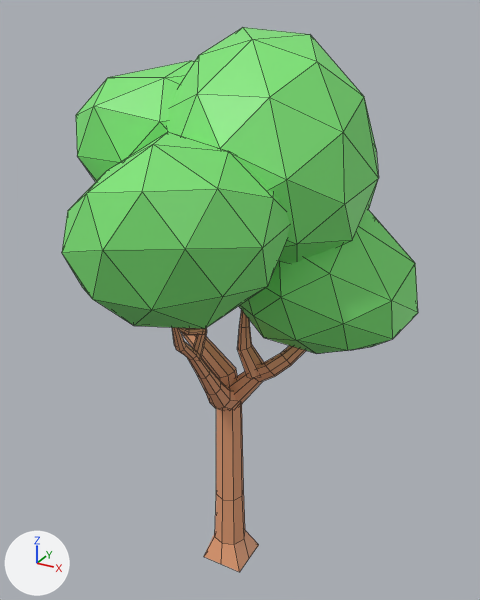
A saved change to the FBX model Assets/Fbx/Trees/Tree_10.fbx.
One viewpoint serves both versions: a 50 mm lens placed at (124.8, -218.3, 245.0), pointed at (6.7, -3.5, 137.6). Lighting does not change. The marker at lower left points along +X, +Y and +Z. Mesh edges are drawn as thin lines.

Objects in the first picture: 'Tree_10'.
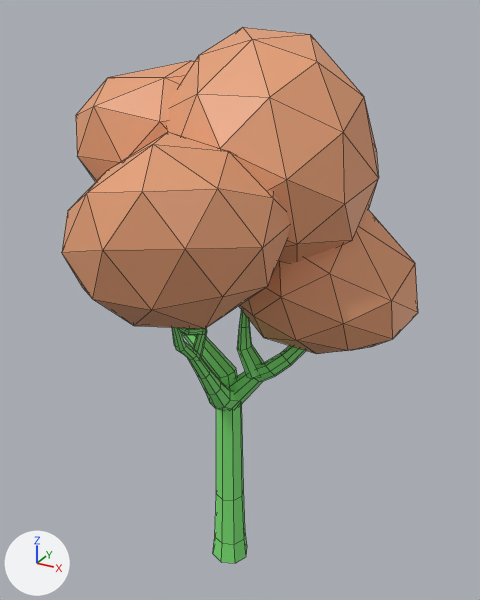
The newer file is also rescaled (x0.705), turned or shifted as a whole; pictures and numbers use the older file's frame.

What differs and where, as boxes [x1, y1, x2, y2] in the pictures (480 x 600 px; the box of a moved part takes in the faces that stretch with it):
'Tree_10', reshaped, recoloured: before [62, 27, 418, 572]; after [62, 27, 418, 563]
part 1 of me_icosphere_015, moved or reshaped: before [204, 530, 259, 572]; after [213, 532, 247, 563]
part 2 of me_icosphere_015, recoloured: [172, 310, 306, 544] in both
part 3 of me_icosphere_015, recoloured: [62, 27, 418, 354] in both

Diff of the bpy script that builds the scene:
```diff
--- a/Assets/Fbx/Trees/Tree_10.fbx.py
+++ b/Assets/Fbx/Trees/Tree_10.fbx.py
@@ me_icosphere_015 @@
 # used by ob_tree_10; location = (0.0, 0.0, 0.0); rotation_euler = (2.683, 0.346, -1.177), in degrees (154, 20, -67); scale = (-30.5, -30.5, -30.5)
-me_icosphere_015.from_pydata(...)  # 551 vertices, 628 faces; spans x -0.4..3.94, y -4.54..0.41, z -0.21..7.03
-me_icosphere_015.vertices[42].co = (0.28, 0.16, -0.04)
-me_icosphere_015.vertices[43].co = (0.4, -0.09, -0.21)
-me_icosphere_015.vertices[44].co = (0.12, -0.25, -0.17)
-me_icosphere_015.vertices[45].co = (-0.17, -0.41, -0.14)  # pixel (203, 556)
-me_icosphere_015.vertices[46].co = (-0.28, -0.16, 0.04)  # pixel (221, 564)
-me_icosphere_015.vertices[47].co = (-0.4, 0.09, 0.21)  # pixel (239, 572)
-me_icosphere_015.vertices[48].co = (-0.12, 0.25, 0.17)  # pixel (249, 558)
-me_icosphere_015.vertices[49].co = (0.17, 0.41, 0.14)  # pixel (258, 544)
+me_icosphere_015.from_pydata(...)  # 551 vertices, 628 faces; spans x -0.36..3.94, y -4.54..0.24, z -0.16..7.03
+# me_icosphere_015 part 1
+me_icosphere_015.vertices[42].co = (0.26, 0.12, -0.04)
+me_icosphere_015.vertices[43].co = (0.26, -0.08, -0.14)
+me_icosphere_015.vertices[44].co = (0.11, -0.24, -0.16)  # pixel (214, 543)
+me_icosphere_015.vertices[45].co = (-0.1, -0.27, -0.1)  # pixel (212, 553)
+me_icosphere_015.vertices[46].co = (-0.24, -0.16, 0.02)  # pixel (221, 562)
+me_icosphere_015.vertices[47].co = (-0.24, 0.04, 0.12)  # pixel (235, 563)
+me_icosphere_015.vertices[48].co = (-0.1, 0.21, 0.14)  # pixel (246, 556)
+me_icosphere_015.vertices[49].co = (0.11, 0.24, 0.07)  # pixel (247, 546)
+# me_icosphere_015 part 2: 306 of the faces centred in x -0.22..2.69, y -2.92..0.19, z -0.01..4.49 switch from mat_material_001 (beige #e7a076) to mat_material_002 (green #7ee776)
+# me_icosphere_015 part 3: all 320 faces that had it switch from mat_material_002 (green #7ee776) to mat_material_001 (beige #e7a076)
```
